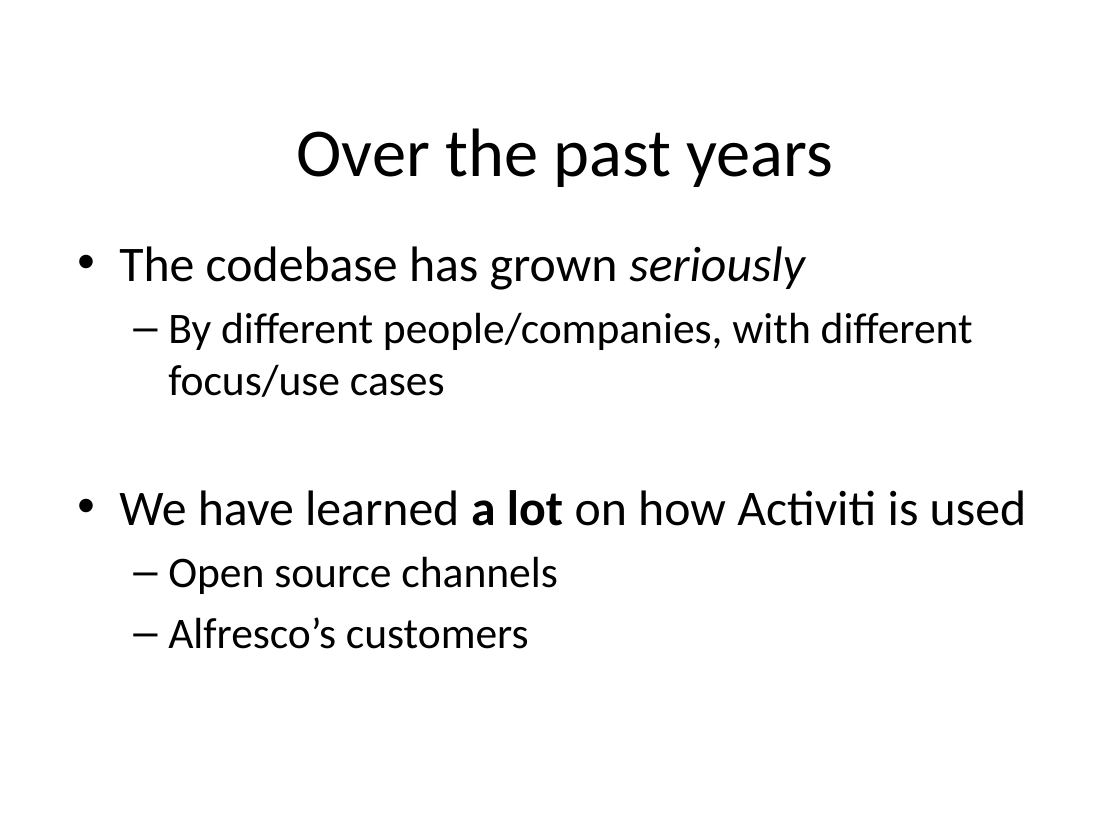
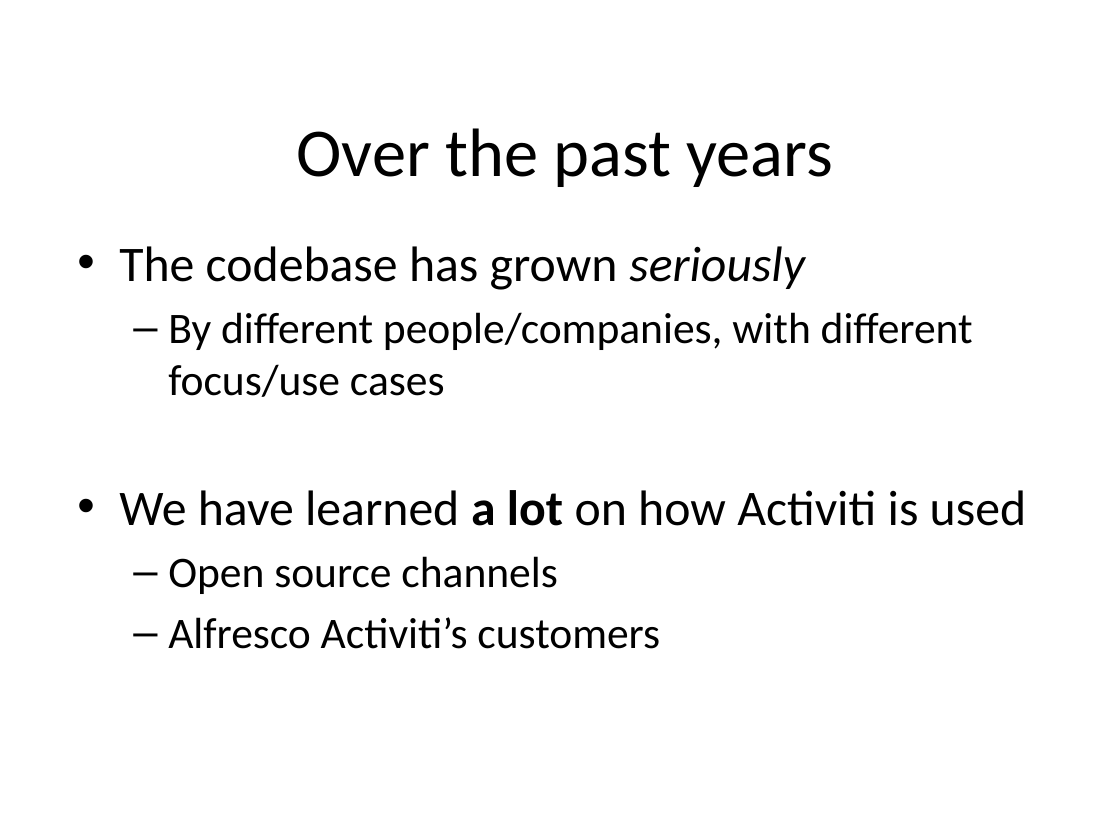
Before and after one commit to OrderOfTheBee/beecon, a slide deck: slide 6 of assets/data/files/20160125028/beecon_activiti.pptx. Drawn at 1120x840 pixels with LibreOffice and Linux fonts; fonts in the diff are those of the drawing; background and template pictures are left out. Boxes give left, top, right and bottom in pixels: in the first picture for what was removed or moved away, otherwise in the second. Text is boxed around its words. In the diff, an @@ line names an element or a change of style, - is before the commit and + after.

```diff
--- a/assets/data/files/20160125028/beecon_activiti.pptx
+++ b/assets/data/files/20160125028/beecon_activiti.pptx
@@ text at (x1=168, y1=617, x2=660, y2=649): text changed @@
-  – Alfresco’s customers
+  – Alfresco Activiti’s customers
```
Also in this commit, not shown: 5 other slides changed, 1 slide added, 4 slides removed, 3 other files.
